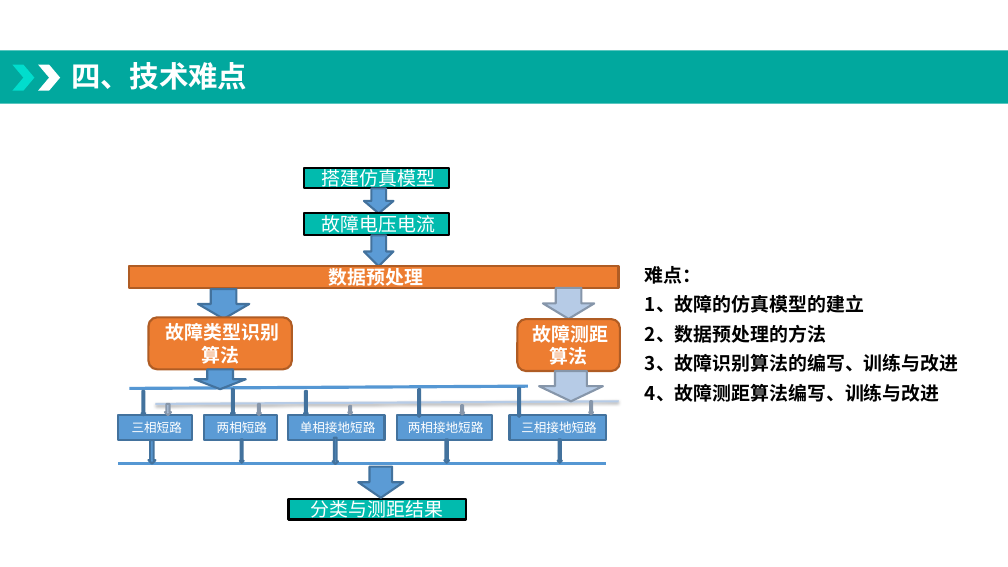
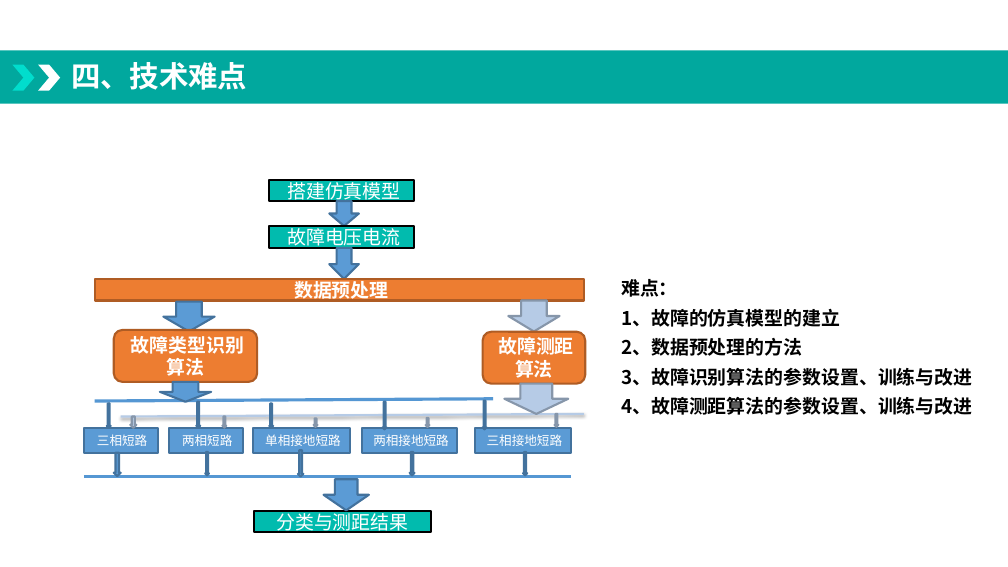
Before and after one commit to minda163/paper, a slide deck: slide 6 of 开题/我要学习-开题1.pptx. Drawn at 1008x567 pixels with LibreOffice and Linux fonts; fonts in the diff are those of the drawing; background and template pictures are left out. Boxes give left, top, right and bottom in pixels: in the first picture for what was removed or moved away, otherwise in the second. Text is boxed around its words. In the diff, an @@ line names an element or a change of style, - is before the commit and + after.

```diff
--- a/开题/我要学习-开题1.pptx
+++ b/开题/我要学习-开题1.pptx
@@ text "难点：": place and size @@
-text "难点：" at [645, 266, 959, 402]
+text "难点：" at [621, 279, 972, 415]
@@ text at [621, 368, 972, 415]: text changed @@
-3、故障识别算法的编写、训练与改进
-4、故障测距算法编写、训练与改进
+3、故障识别算法的参数设置、训练与改进
+4、故障测距算法的参数设置、训练与改进
@@ 3 down arrows, 2 lines, 1 rounded rectangle, 1 rectangle: place and size @@
-3 down arrows, 2 lines, 1 rounded rectangle, 1 rectangle at [119, 318, 619, 520]
+3 down arrows, 2 lines, 1 rounded rectangle, 1 rectangle at [84, 330, 584, 532]
@@ 19 down arrows, 8 rectangles, 1 rounded rectangle, 1 line: place and size @@
-19 down arrows, 8 rectangles, 1 rounded rectangle, 1 line at [119, 168, 620, 464]
+19 down arrows, 8 rectangles, 1 rounded rectangle, 1 line at [84, 181, 585, 477]
```
Also in this commit, not shown: 2 other slides changed, 2 other files.
